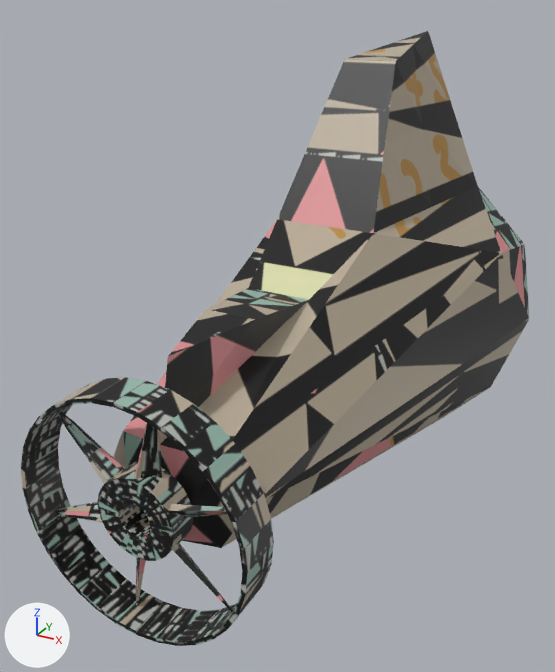
An edit to the glTF model Models/sub/sub.gltf, drawn before and after from the same camera.
Before and after are seen from a 50 mm lens placed at (1.62, -3.42, 1.42), pointed at (-0.25, -0.02, -0.28). Every picture has the same lights, and +X, +Y and +Z are marked at lower left. Where no turn or scale is listed for an object, it has been applied to the vertices. Vertices at the same position are counted once.
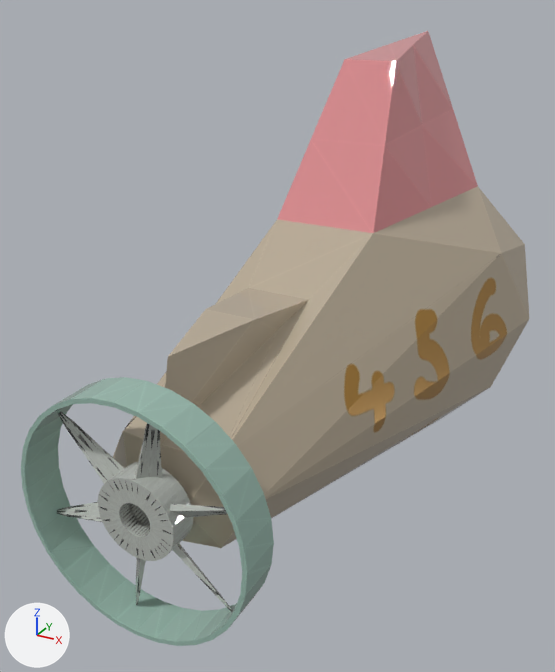
Changed parts and their boxes [x1, y1, x2, y2] in the pictures (555 x 672 px):
'Icosphere', surface changed
    both: [21, 31, 529, 646]

The change, as a diff of the scene's bpy script:
```diff
--- a/Models/sub/sub.gltf.py
+++ b/Models/sub/sub.gltf.py
@@ img_spec_png @@
+img_spec_png = load_image('spec.png', 'Textures/spec.png', 2048, 2048, 'Non-Color')
@@ mat_diff @@
 n0 = _N.new('ShaderNodeBsdfPrincipled'); n0.name = 'Principled BSDF'
 n2.image = img_diff
+n3 = _N.new('ShaderNodeMath'); n3.name = 'Math'
+n3.operation = 'MULTIPLY'
+n4 = _N.new('ShaderNodeSeparateColor'); n4.name = 'Separate Color'
+n5 = _N.new('ShaderNodeTexImage'); n5.name = 'Image Texture.001'
+n5.image = img_spec_png
 _L.new(n0.outputs[0], n1.inputs[0])  # 'BSDF' to 'Surface'
 _L.new(n2.outputs[0], n0.inputs[0])  # 'Color' to 'Base Color'
+_L.new(n3.outputs[0], n0.inputs[2])  # 'Value' to 'Roughness'
+_L.new(n4.outputs[2], n0.inputs[1])  # 'Blue' to 'Metallic'
+_L.new(n4.outputs[1], n3.inputs[0])  # 'Green' to 'Value'
+_L.new(n5.outputs[0], n4.inputs[0])  # 'Color' to 'Color'
@@ me_icosphere @@
 me_icosphere.from_pydata(...)  # 592 vertices, 1184 faces; spans x -0.87..0.87, y -1.64..2.16, z -1.24..1.24
 # used by ob_icosphere; location = (0.0, 0.0, 0.0)
+# me_icosphere part 1: texture (UV) coordinates of 1184 of 1184 faces, centred in x -0.77..0.77, y -1.64..2.09, z -1.16..1.2, changed; they spanned u 0.0..1.0, v 0.0..1.0 and now span u 0.0..1.0, v 0.0..1.0
 me_icosphere.materials.append(mat_diff)
```
